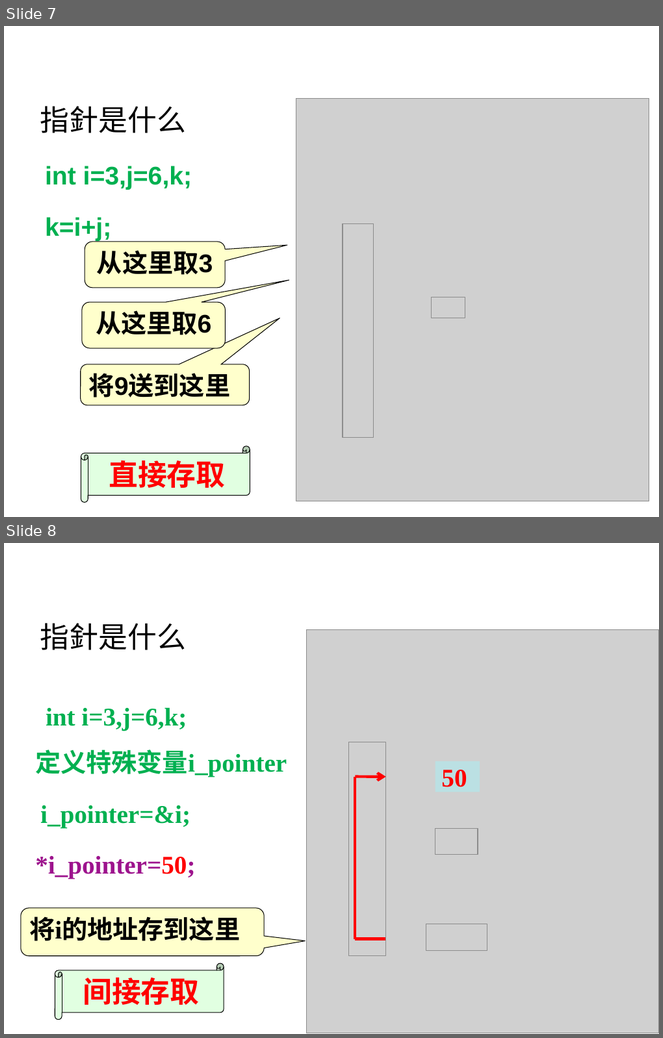
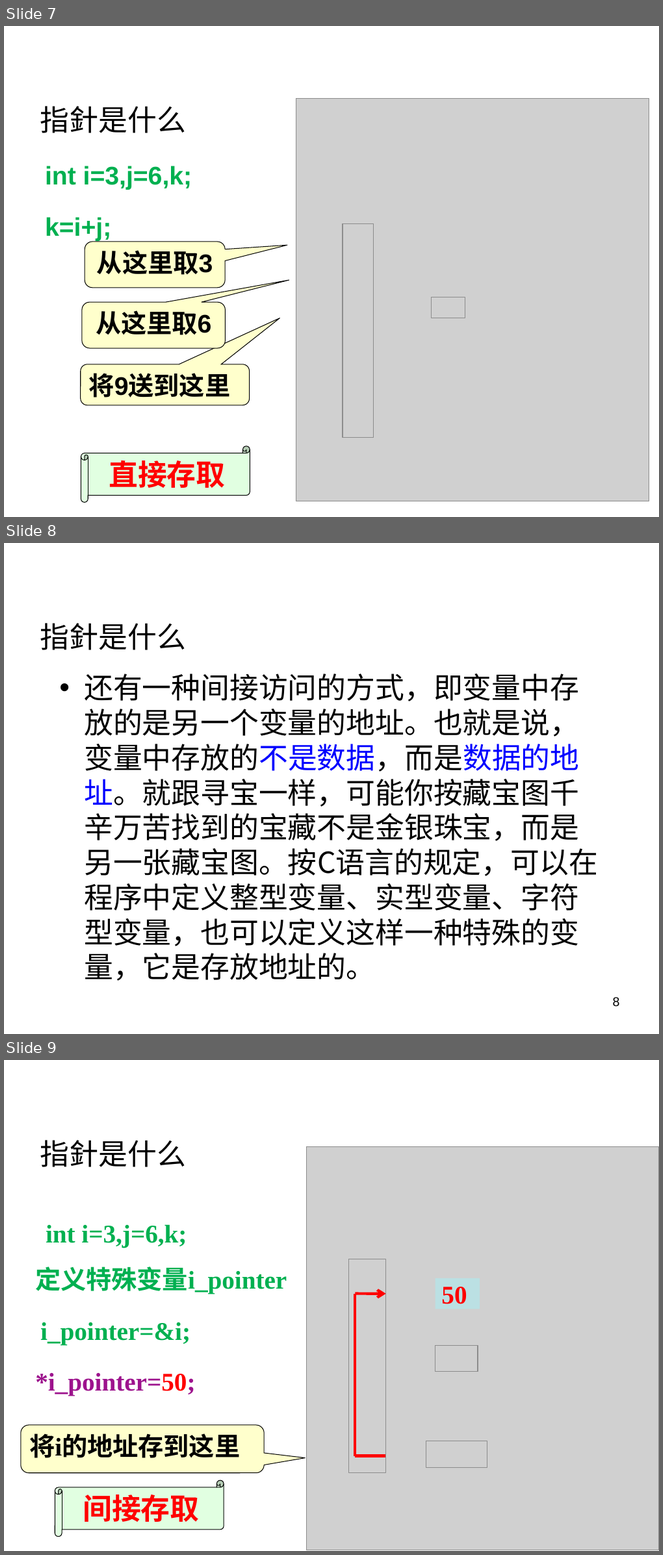
Before and after one commit to rshouc/Advanced-Programming-2018-Autumn, a slide deck: Slides/12 指针（1）.pptx. Shown one above the other, each under a label of ours: slides 7 and 8 before the commit, slides 7, 8 and 9 after it. The pictures are 663x1038 and 663x1555 pixels, drawn with LibreOffice and Linux fonts; fonts in the diff are those of the drawing; grey boxes stand for pictures; background and template pictures are left out. Boxes give left, top, right and bottom in pixels: in the first picture for what was removed or moved away, otherwise in the second. Text is boxed around its words. In the diff, an @@ line names an element or a change of style, - is before the commit and + after.

```diff
--- a/Slides/12 指针（1）.pptx
+++ b/Slides/12 指针（1）.pptx
@@ slide 8 added at [4, 543, 659, 1034], background picture (left out) @@
@@ text added at [249, 551, 545, 589], 28 pt, text #FFFFFF @@
+高级语言程序设计—指针
@@ text added at [40, 623, 186, 650], 32 pt, text #000000 @@
+指針是什么
@@ text added at [84, 674, 598, 981], 32 pt, text #000000 @@
+• 还有一种间接访问的方式，即变量中存放的是另一个变量的地址。也就是说，变量中存放的不是数据，而是数据的地址。就跟寻宝一样，可能你按藏宝图千辛万苦找到的宝藏不是金银珠宝，而是另一张藏宝图。按C语言的规定，可以在程序中定义整型变量、实型变量、字符型变量，也可以定义这样一种特殊的变量，它是存放地址的。
@@ page number added at [613, 997, 620, 1007], 14 pt, text #000000 @@
+8
@@ what was slide 8 is now slide 9 @@
```
Also in this commit, not shown: 6 slides changed, 6 other slides added.
